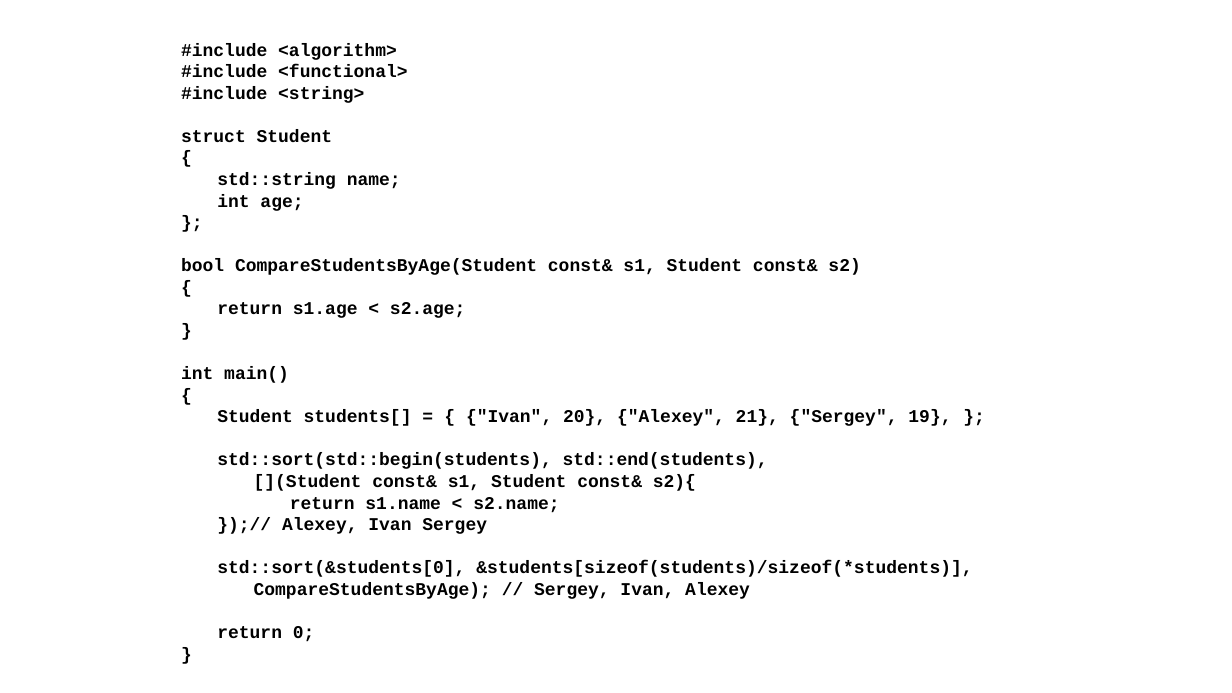
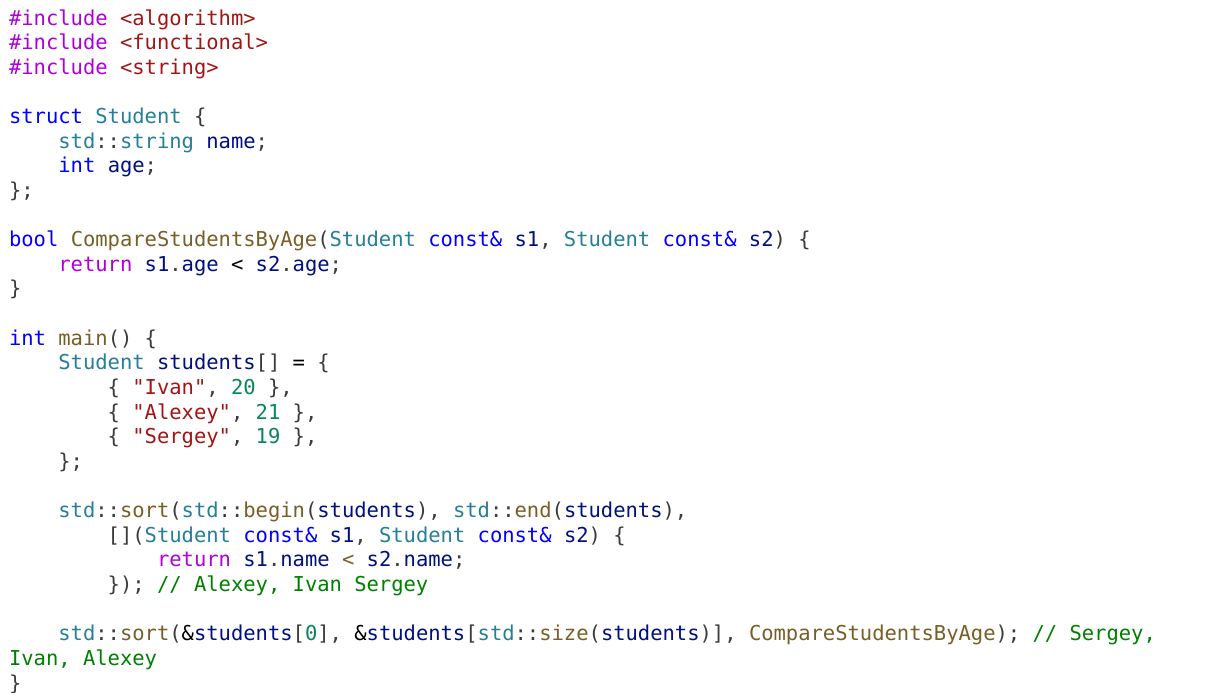
Before and after one commit to alexey-malov/oop, a slide deck: slide 74 of lectures/01/Стандартная библиотека.pptx (slide 61 before the commit). Drawn at 1232x693 pixels with LibreOffice and Linux fonts; fonts in the diff are those of the drawing. Boxes give left, top, right and bottom in pixels: in the first picture for what was removed or moved away, otherwise in the second. Text is boxed around its words. In the diff, an @@ line names an element or a change of style, - is before the commit and + after.

```diff
--- a/lectures/01/Стандартная библиотека.pptx
+++ b/lectures/01/Стандартная библиотека.pptx
@@ text "#include <algorithm>" moved from (x1=181, y1=43, x2=972, y2=642) to (x1=9, y1=9, x2=1156, y2=670) @@
@@ text at (x1=9, y1=9, x2=687, y2=569): size 14 to 16 pt, font Courier New to DejaVu Sans Mono, bold off in "#include <algorithm>", "#include <functional>", "#include <string>", "std::string name;" and 7 more places; text colour #000000 to #AF00DB in "#include", "#include", "#include", "return" and 1 more places; text colour #000000 to #A31515 in "<algorithm>", "<functional>", "<string>"; text colour #000000 to #267F99 in "std::string", "std::sort(std::begin(students), std::end(students),"; text colour #000000 to #3B3B3B in "std::string name;", "age;", "};", "s1.age s2.age;" and 4 more places; text colour #000000 to #001080 in "name;", "age;", "s1.age s2.age;", "std::sort(std::begin(students), std::end(students)," and 1 more places; text colour #000000 to #0000FF in "int"; text colour #000000 to #795E26 in "std::sort(std::begin(students), std::end(students),", "<" @@
@@ text at (x1=9, y1=107, x2=181, y2=124): text changed; size 14 to 16 pt; font Courier New to DejaVu Sans Mono; text colour #000000 to #267F99; bold off @@
-struct Student
-{
+struct Student {
@@ text at (x1=9, y1=230, x2=786, y2=251): text changed; size 14 to 16 pt; font Courier New to DejaVu Sans Mono; text colour #000000 to #795E26; bold off @@
-bool CompareStudentsByAge(Student const& s1, Student const& s2)
-{
+bool CompareStudentsByAge(Student const& s1, Student const& s2) {
@@ text at (x1=9, y1=329, x2=281, y2=448): text changed; size 14 to 16 pt; font Courier New to DejaVu Sans Mono; text colour #000000 to #A31515; bold off @@
-int main()
-{
-Student students[] = { {"Ivan", 20}, {"Alexey", 21}, {"Sergey", 19}, };
+int main() {
+Student students[] = {
+{ "Ivan", 20 },
+{ "Alexey", 21 },
+{ "Sergey", 19 },
+};
@@ text at (x1=108, y1=526, x2=601, y2=545): text changed; size 14 to 16 pt; font Courier New to DejaVu Sans Mono; text colour #000000 to #267F99; bold off @@
-[](Student const& s1, Student const& s2){
+[](Student const& s1, Student const& s2) {
@@ text at (x1=9, y1=575, x2=1156, y2=670): text changed; size 14 to 16 pt; font Courier New to DejaVu Sans Mono; text colour #000000 to #008000; bold off @@
-});// Alexey, Ivan Sergey
-std::sort(&students[0], &students[sizeof(students)/sizeof(*students)],
-CompareStudentsByAge); // Sergey, Ivan, Alexey
-return 0;
+}); // Alexey, Ivan Sergey
+std::sort(&students[0], &students[std::size(students)], CompareStudentsByAge); // Sergey, Ivan, Alexey
```
Also in this commit, not shown: 14 slides added, 12 other files.
